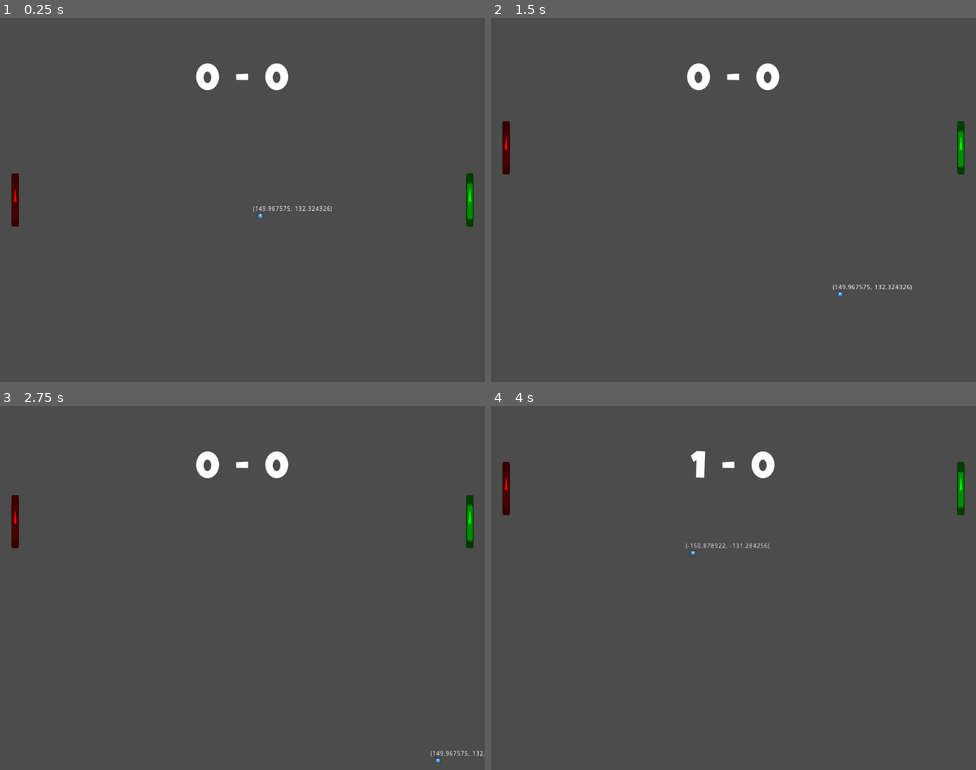
Above: before the commit, frames 1-4 (two rows, left to right).
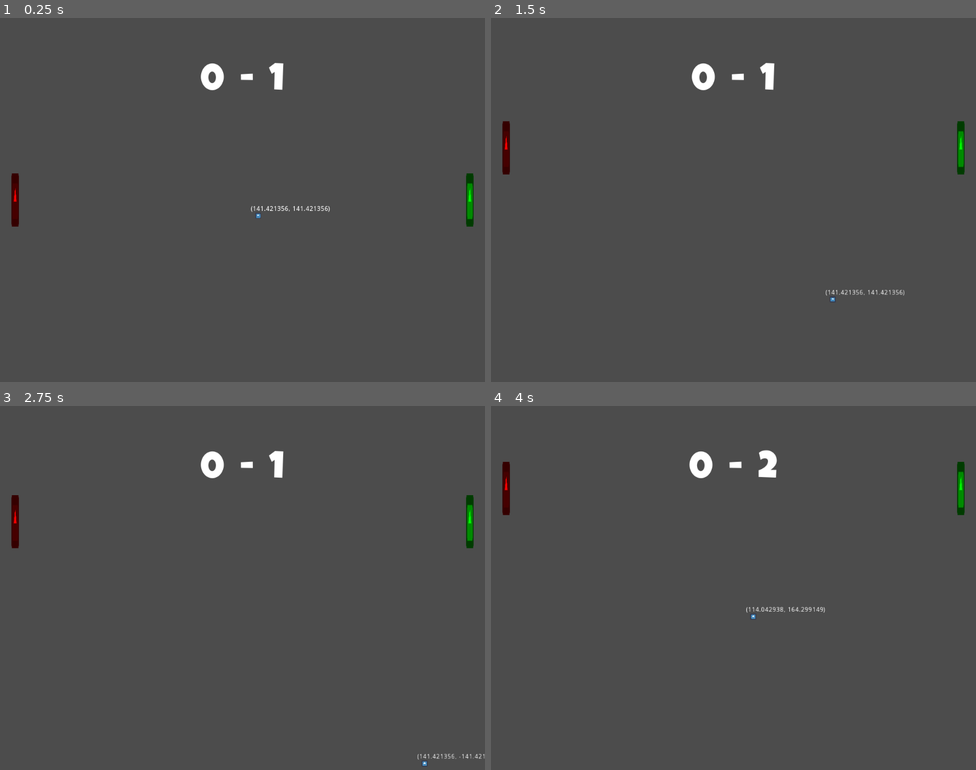
Above: after the commit, the same moments.

Repository: lpabion/pong-revival
Game: Godot game, scene res://main/Main.tscn
Same seed, same stepped clock (60 frames per second), same inputs: the game is played once before the commit and once after it. The engine's default icon, where the game draws it, is replaced by a stand-in: a white triangle on a blue panel in a dark square.
Inputs:
- Up to frame 1 (0.25 s): no input
- Up to frame 2 (1.5 s): hold Up (ui_up) 0.53-1.28 s; hold Down (ui_down) from 1.28 s (still down)
- Up to frame 3 (2.75 s): release Down (ui_down) at 2.03 s; hold Up (ui_up) from 2.03 s (still down)
- Up to frame 4 (4 s): release Up (ui_up) at 3.53 s; hold Down (ui_down) from 3.53 s (still down)

The runs differ from the first frame. In frame 1, 0.6% of the frame differs, in the area x 40-69%, y 12-55%; in frame 2, 0.7%, in the area x 40-87%, y 12-78%; in frame 3, 0.6%; in frame 4, 0.7%.

Commit message:
racket is now a scene

Diff:
--- a/Main.gd
+++ b/Main.gd
@@ -1,7 +1,9 @@
 extends Node2D
 
-var score = [0, 0]
-var racket = preload("res://racket/racket.tscn")
+var score := [0, 0]
+var Racket := preload("res://racket/racket.tscn")
+var Goal := preload("res://goal/Goal.tscn")
+
 
 func _init():
     randomize()
@@ -11,24 +13,26 @@
     spawn_rackets()
     spawn_walls()
 
+
 func spawn_walls():
-    var top_wall = StaticBody2D.new()
-    var top_wall_poly = CollisionPolygon2D.new()
+    var top_wall := StaticBody2D.new()
+    var top_wall_poly := CollisionPolygon2D.new()
     top_wall_poly.polygon = PoolVector2Array([Vector2(0, 0), Vector2(0, -16), Vector2(1024, -16), Vector2(1024, 0)])
     top_wall.add_child(top_wall_poly)
     self.add_child(top_wall)
 
-    var bottom_wall = StaticBody2D.new()
-    var bottom_wall_poly = CollisionPolygon2D.new()
+    var bottom_wall := StaticBody2D.new()
+    var bottom_wall_poly := CollisionPolygon2D.new()
     bottom_wall_poly.polygon = PoolVector2Array([Vector2(0, 768), Vector2(1024, 768), Vector2(1024, 768), Vector2(0, 768)])
     bottom_wall.add_child(bottom_wall_poly)
     self.add_child(bottom_wall)
 
+
 func spawn_rackets():
-    var player_racket = racket.instance()
+    var player_racket := Racket.instance()
     player_racket.initialize(Vector2(32, 384), Color(1, 0, 0))
     self.add_child(player_racket)
 
-    var ai_racket = racket.instance()
+    var ai_racket := Racket.instance()
     ai_racket.initialize(Vector2(992, 384), Color(0, 1, 0))
     self.add_child(ai_racket)
--- a/ball/ball.gd
+++ b/ball/ball.gd
@@ -1,24 +1,27 @@
 extends KinematicBody2D
 
-var initial_position = Vector2(1024 / 2, 768 / 2)
-var initial_ball_speed = 200
-var ball_speed = initial_ball_speed
-var hit_counter = 0
-var speed_bonus_hit_counter = 10
-var starting_velocity = Vector2()
-var ball_velocity = Vector2()
+var initial_position := Vector2(1024 / 2, 768 / 2)
+var initial_ball_speed := 200
+var ball_speed := initial_ball_speed
+var hit_counter := 0
+var speed_bonus_hit_counter := 10
+var starting_velocity := Vector2()
+var ball_velocity := Vector2()
+
 
 func _ready():
     position = initial_position
     starting_velocity = get_initial_ball_velocity()
     ball_velocity = starting_velocity.normalized() * ball_speed
 
-func random_number(min_val, max_val):
-    var value = randi() % (max_val - min_val + 1) + min_val
+
+func random_number(min_val: int, max_val: int) -> int:
+    var value := randi() % (max_val - min_val + 1) + min_val
     return value
 
-func get_initial_ball_velocity():
-    var x_flip_coin = random_number(-1, 1)
+
+func get_initial_ball_velocity() -> Vector2:
+    var x_flip_coin := random_number(-1, 1)
 
     if x_flip_coin < 0:
         x_flip_coin = -1
@@ -27,28 +30,40 @@
 
     return Vector2(random_number(100,200), random_number(100, 200)) * x_flip_coin
 
-func _process(delta):
+
+func _physics_process(delta):
     $ball_stats.text = str(ball_velocity)
 
-    var collision = move_and_collide(ball_velocity * delta)
+    var collision := move_and_collide(ball_velocity * delta)
 
     if collision:
         ball_velocity = ball_velocity.bounce(collision.normal)
         if collision.collider.is_in_group("rackets"):
-            var y = ball_velocity.y / 2 +  collision.collider_velocity.y
+            var y := ball_velocity.y / 2 +  collision.collider_velocity.y
             hit_counter += 1
             ball_velocity = Vector2(ball_velocity.x, y).normalized() * (ball_speed + hit_counter * speed_bonus_hit_counter)
 
-    if position.x > 1024:
-        get_parent().score[0] += 1
-        reset()
+#    if position.x > 1024:
+#        get_parent().score[0] += 1
+#        reset()
+#
+#    if position.x < 0:
+#       get_parent().score[1] += 1
+#       reset()
 
-    if position.x < 0:
-       get_parent().score[1] += 1
-       reset()
 
 func reset():
     position = initial_position
     hit_counter = 0
     starting_velocity = get_initial_ball_velocity()
     ball_velocity = starting_velocity.normalized() * ball_speed
+
+
+func _on_left_goal_body_entered(body: Node) -> void:
+    get_parent().score[0] += 1
+    reset()
+
+
+func _on_right_goal_body_entered(body: Node) -> void:
+    get_parent().score[1] += 1
+    reset()
--- /dev/null
+++ b/goal/Goal.gd
@@ -0,0 +1,22 @@
+extends Area2D
+
+const SHAPE_WIDTH := 16
+const ROTATION_ANGLE := 90
+var _screen_size := Vector2.ZERO
+enum GOAL {LEFT, RIGHT}
+export (GOAL) var goal_side = GOAL.LEFT
+
+
+func _init():
+    pass
+
+
+func _ready() -> void:
+    _screen_size = get_viewport_rect().size
+    $GoalShape.get_shape().extents = Vector2(_screen_size.x / 2, SHAPE_WIDTH)
+
+    match goal_side:
+        GOAL.LEFT:
+            $GoalShape.position = Vector2(-SHAPE_WIDTH, _screen_size.x / 2)
+        GOAL.RIGHT:
+            $GoalShape.position = Vector2(SHAPE_WIDTH + _screen_size.x, _screen_size.x / 2)
--- /dev/null
+++ b/goal/Goal.tscn
@@ -0,0 +1,15 @@
+[gd_scene load_steps=3 format=2]
+
+[ext_resource path="res://goal/Goal.gd" type="Script" id=1]
+
+[sub_resource type="RectangleShape2D" id=2]
+extents = Vector2( 400, 16 )
+
+[node name="Goal" type="Area2D"]
+modulate = Color( 0.596078, 0, 0, 1 )
+script = ExtResource( 1 )
+
+[node name="GoalShape" type="CollisionShape2D" parent="."]
+position = Vector2( -16, 400 )
+rotation = 1.5708
+shape = SubResource( 2 )
--- a/main/Main.tscn
+++ b/main/Main.tscn
@@ -1,55 +1,39 @@
 [gd_scene load_steps=7 format=2]
 
 [ext_resource path="res://Main.gd" type="Script" id=1]
+[ext_resource path="res://goal/Goal.tscn" type="PackedScene" id=2]
 [ext_resource path="res://ball/ball.tscn" type="PackedScene" id=4]
 [ext_resource path="res://main/score.gd" type="Script" id=5]
 [ext_resource path="res://fonts/LuckiestGuy-Regular.ttf" type="DynamicFontData" id=6]
 
-[sub_resource type="RectangleShape2D" id=1]
-extents = Vector2( 400, 16 )
-
-[sub_resource type="DynamicFont" id=2]
+[sub_resource type="DynamicFont" id=1]
 size = 80
 font_data = ExtResource( 6 )
 
-[node name="main" type="Node2D"]
+[node name="Main" type="Node2D"]
 script = ExtResource( 1 )
 
-[node name="walls" type="StaticBody2D" parent="."]
-
-[node name="left_wall" type="Area2D" parent="walls"]
-__meta__ = {
-"_edit_group_": true
-}
-
-[node name="CollisionShape2D" type="CollisionShape2D" parent="walls/left_wall"]
-position = Vector2( -16, 368 )
-rotation = 1.5708
-shape = SubResource( 1 )
-
-[node name="right_wall" type="Area2D" parent="walls"]
-position = Vector2( 1056, 0 )
-__meta__ = {
-"_edit_group_": true
-}
-
-[node name="CollisionShape2D" type="CollisionShape2D" parent="walls/right_wall"]
-position = Vector2( -16, 368 )
-rotation = 1.5708
-shape = SubResource( 1 )
-
-[node name="ball" parent="." instance=ExtResource( 4 )]
+[node name="Ball" parent="." instance=ExtResource( 4 )]
 position = Vector2( 512, 384 )
 
-[node name="score" type="Label" parent="."]
+[node name="Score" type="Label" parent="."]
 margin_left = 392.0
 margin_top = 95.0
 margin_right = 632.0
 margin_bottom = 176.0
-custom_fonts/font = SubResource( 2 )
+custom_fonts/font = SubResource( 1 )
 align = 1
 valign = 1
 script = ExtResource( 5 )
 __meta__ = {
 "_edit_use_anchors_": false
 }
+
+[node name="Goals" type="Node" parent="."]
+
+[node name="left_goal" parent="Goals" instance=ExtResource( 2 )]
+
+[node name="right_goal" parent="Goals" instance=ExtResource( 2 )]
+goal_side = 1
+[connection signal="body_entered" from="Goals/left_goal" to="Ball" method="_on_left_goal_body_entered"]
+[connection signal="body_entered" from="Goals/right_goal" to="Ball" method="_on_right_goal_body_entered"]
--- a/player/player.gd
+++ b/player/player.gd
@@ -1,14 +1,17 @@
 extends KinematicBody2D
 
-var speed = 200
-var velocity = Vector2(0, 0)
+var speed := 200
+var velocity := Vector2(0, 0)
+
 
 func _ready():
     pass # Replace with function body.
 
-func initialize(pos, color_mod):
+
+func initialize(pos, color_mod) -> void:
     self.position = pos
     $racket_spr.modulate = Color(color_mod)
+
 
 func _process(delta):
     velocity = Vector2(0, 0)
